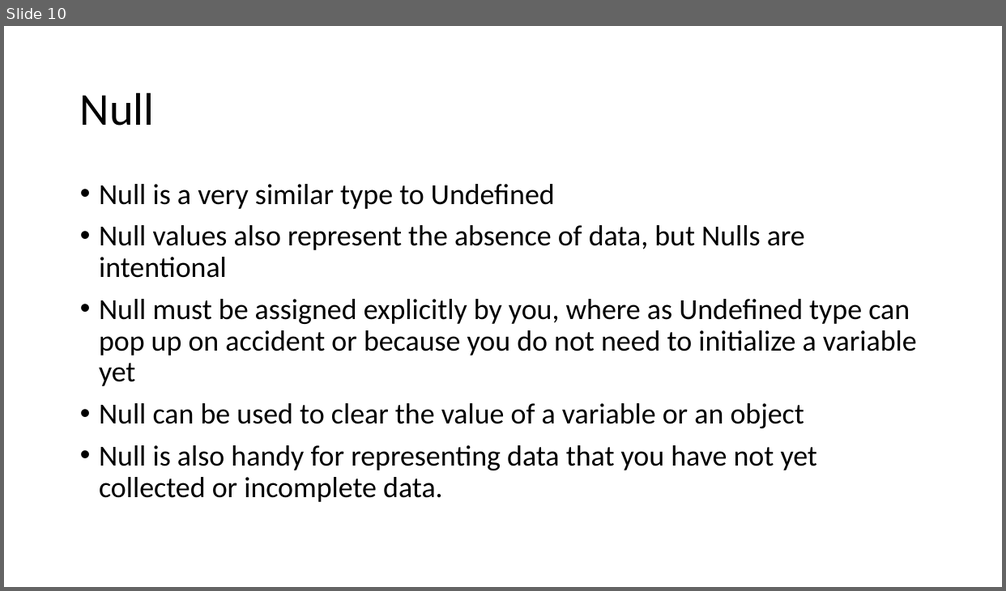
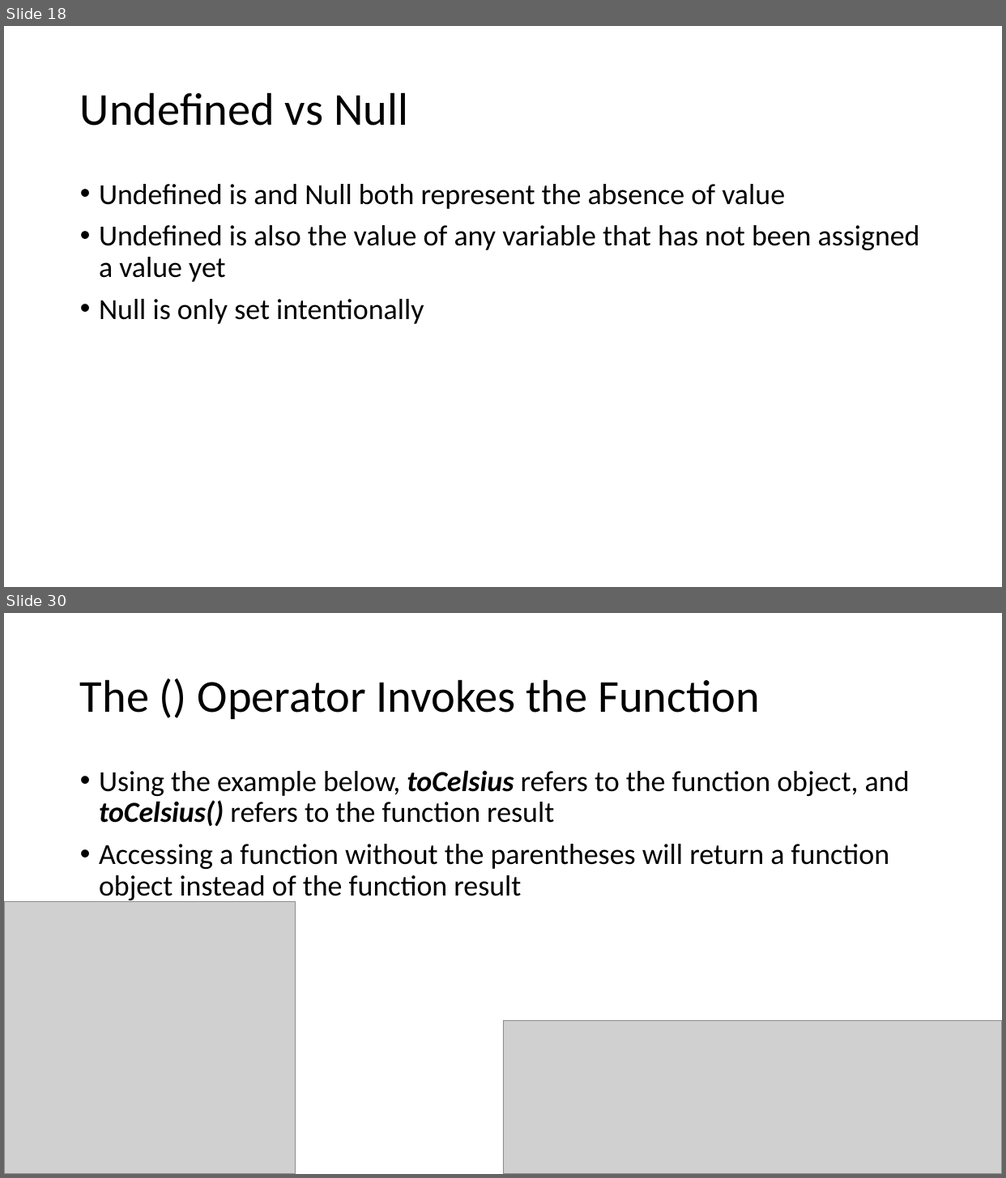
Before and after one commit to YWCANWIL-TechLab/Module3-Exercises, a slide deck: slides/Module 3 - Data Types.pptx. Shown one above the other, each under a label of ours: slide 10 before the commit, slides 18 and 30 after it; the slides between them are not shown. The pictures are 1006x591 and 1006x1178 pixels, drawn with LibreOffice and Linux fonts; fonts in the diff are those of the drawing; grey boxes stand for pictures. Boxes give left, top, right and bottom in pixels: in the first picture for what was removed or moved away, otherwise in the second. Text is boxed around its words. In the diff, an @@ line names an element or a change of style, - is before the commit and + after.

```diff
--- a/slides/Module 3 - Data Types.pptx
+++ b/slides/Module 3 - Data Types.pptx
@@ slide 30 added at (4,613,1002,1174), background #FFFFFF @@
@@ title added at (80,679,760,719), 44 pt, text #000000 @@
+The () Operator Invokes the Function
@@ text added at (99,770,910,903), 28 pt, text #000000 @@
+• Using the example below, toCelsius refers to the function object, and toCelsius() refers to the function result
+• Accessing a function without the parentheses will return a function object instead of the function result
@@ picture added at (4,902,296,1174) @@
@@ picture added at (503,1021,1002,1174) @@
@@ what was slide 10 is now slide 18 @@
@@ slide 18 changed as well @@
@@ title at (80,92,408,126): text changed @@
-Null
+Undefined vs Null
@@ text at (99,184,920,324): text changed @@
-• Null is a very similar type to Undefined
-• Null values also represent the absence of data, but Nulls are intentional
-• Null must be assigned explicitly by you, where as Undefined type can pop up on accident or because you do not need to initialize a variable yet
-• Null can be used to clear the value of a variable or an object
-• Null is also handy for representing data that you have not yet collected or incomplete data.
+• Undefined is and Null both represent the absence of value
+• Undefined is also the value of any variable that has not been assigned a value yet
+• Null is only set intentionally
```
Also in this commit, not shown: 8 other slides changed, 39 other slides added, 17 slides removed.
